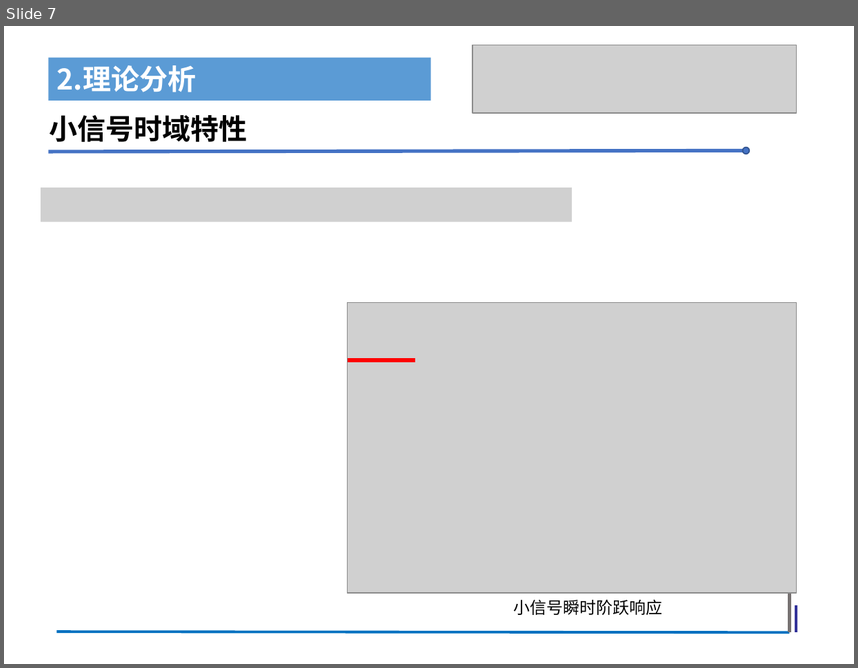
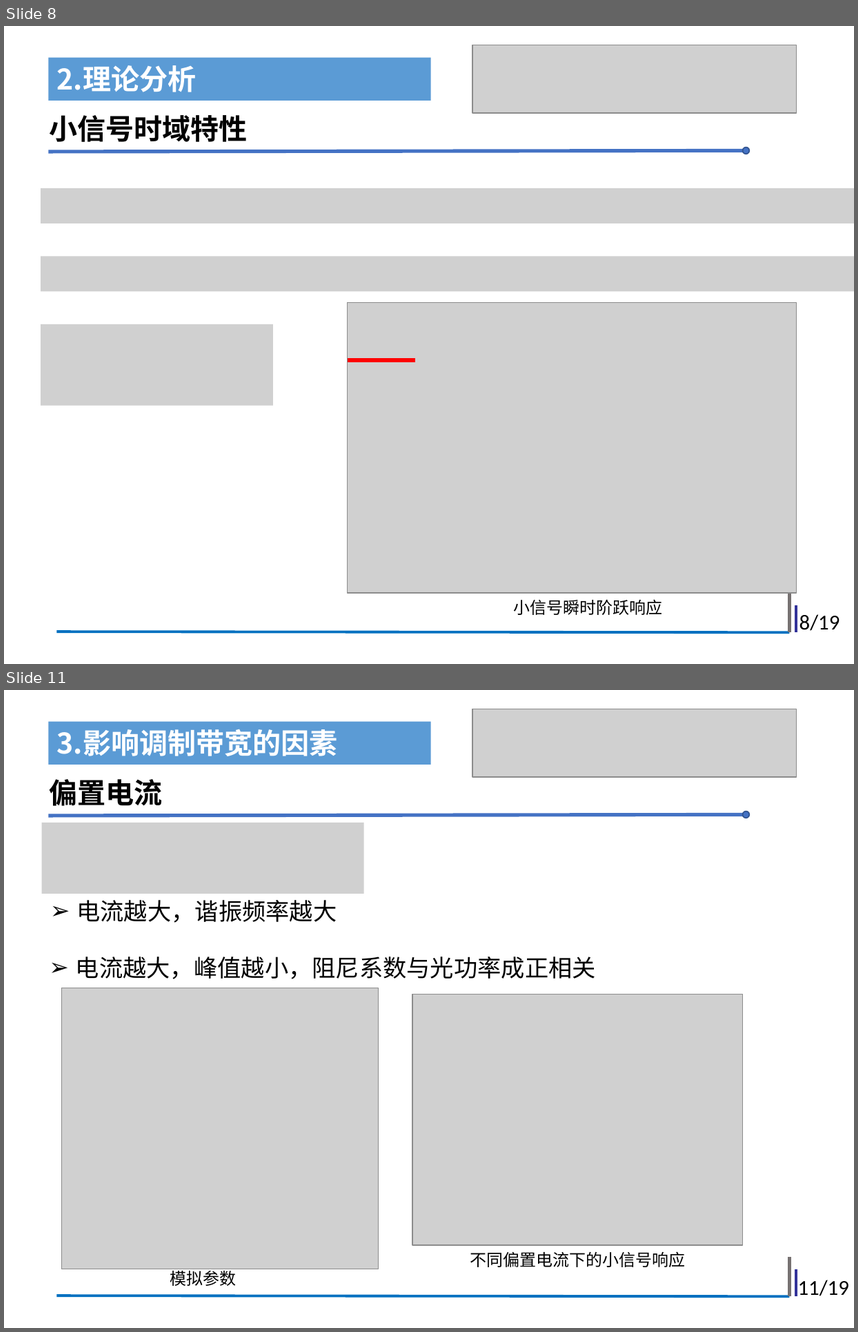
Before and after one commit to Wu-30MKI/Directly-Modulated-Laser, a slide deck: 组会-吴冀亮.pptx. Shown one above the other, each under a label of ours: slide 7 before the commit, slides 8 and 11 after it; the slides between them are not shown. The pictures are 858x668 and 858x1332 pixels, drawn with LibreOffice and Linux fonts; fonts in the diff are those of the drawing; grey boxes stand for pictures. Boxes give left, top, right and bottom in pixels: in the first picture for what was removed or moved away, otherwise in the second. Text is boxed around its words. In the diff, an @@ line names an element or a change of style, - is before the commit and + after.

```diff
--- a/组会-吴冀亮.pptx
+++ b/组会-吴冀亮.pptx
@@ slide 11 added at <box>4,690,854,1328</box>, background #FFFFFF @@
@@ picture added at <box>473,709,796,777</box> @@
@@ rectangle added at <box>48,722,430,764</box>, fill #5B9BD5, 24 pt, text #FFFFFF, bold @@
+3.影响调制带宽的因素
@@ text added at <box>49,779,162,806</box>, 24 pt, text #000000, bold @@
+偏置电流
@@ ellipse added at <box>743,811,749,818</box>, fill #4472C4, outline #325491 1 pt @@
@@ picture added at <box>41,822,363,894</box> @@
@@ line added from (48, 816) to (749, 814), #4472C4 3 pt @@
@@ text added at <box>76,900,337,923</box>, 20 pt, text #000000 @@
+➢ 电流越大，谐振频率越大
@@ text added at <box>76,956,596,979</box>, 20 pt, text #000000 @@
+➢ 电流越大，峰值越小，阻尼系数与光功率成正相关
@@ picture added at <box>62,987,378,1268</box> @@
@@ picture added at <box>412,994,743,1245</box> @@
@@ text added at <box>170,1268,236,1285</box>, 14 pt, text #000000 @@
+模拟参数
@@ text added at <box>470,1251,686,1267</box>, 14 pt, text #000000 @@
+不同偏置电流下的小信号响应
@@ line added from (789, 1257) to (789, 1296), #767171 3 pt @@
@@ line added from (796, 1269) to (796, 1296), #333399 2.25 pt @@
@@ text added at <box>798,1279,849,1296</box>, 18 pt, text #000000 @@
+11/19
@@ line added from (56, 1295) to (789, 1296), #0070C0 2.25 pt @@
@@ what was slide 7 is now slide 8 @@
@@ slide 8 changed as well @@
@@ picture: place and size @@
-picture at <box>41,187,572,221</box>
+picture at <box>41,188,854,223</box>
@@ picture added at <box>41,256,854,291</box> @@
@@ picture added at <box>41,324,272,406</box> @@
@@ text added at <box>800,614,840,630</box>, 18 pt, text #000000 @@
+8/19
```
Also in this commit, not shown: 7 other slides changed, 10 other slides added, 9 slides removed.
